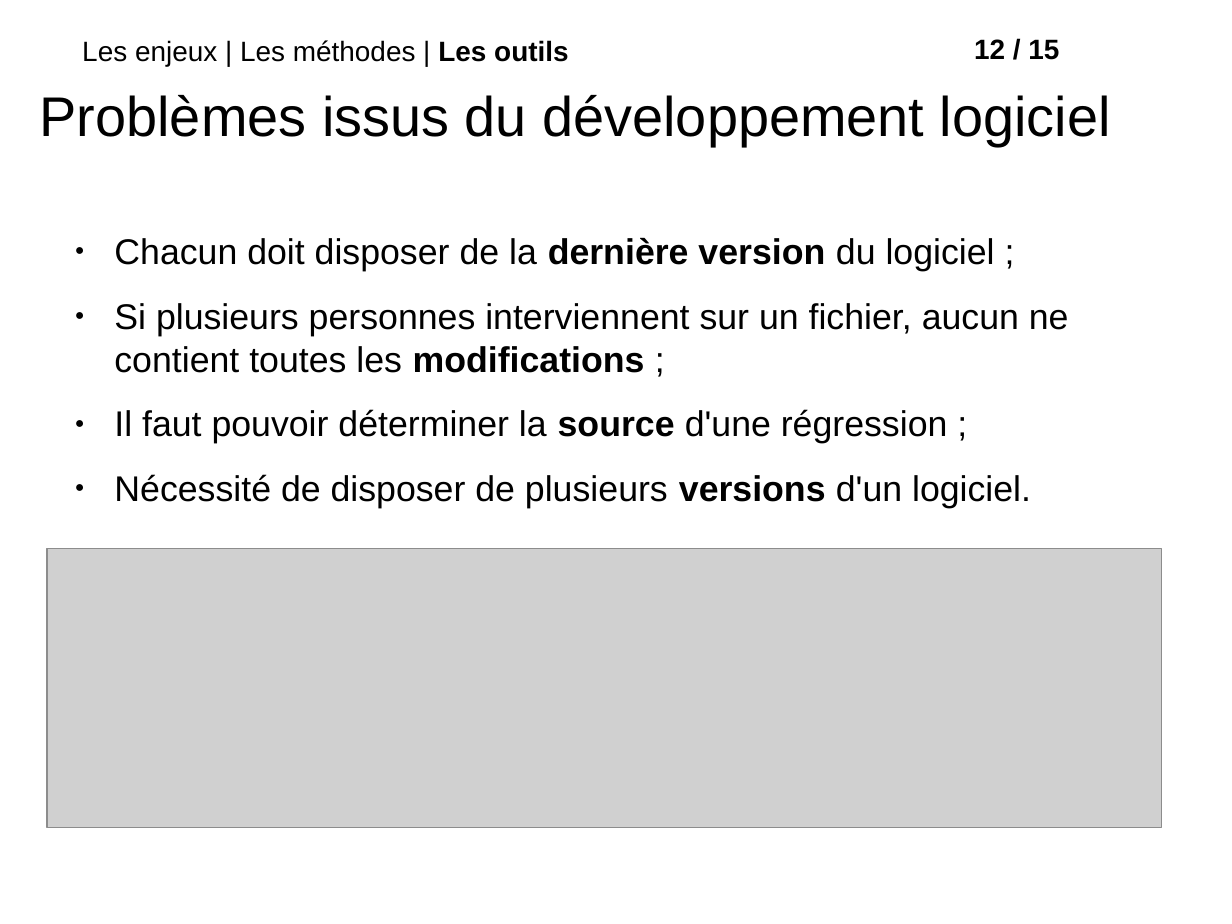
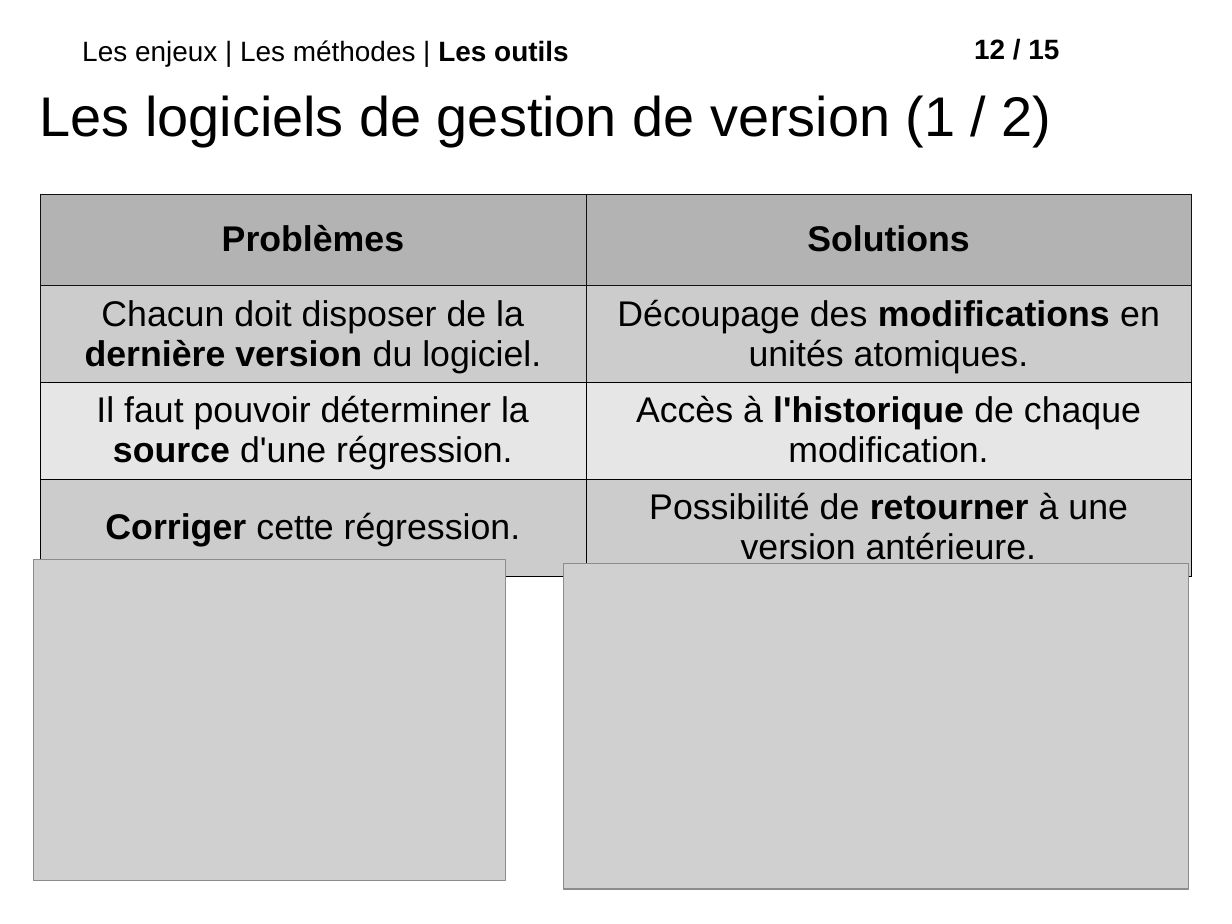
Before and after one commit to roipoussiere/organisation-collaborative-du-travail, a slide deck: slide 13 of organisation_collaborative_du_travail.odp. Drawn at 1232x924 pixels with LibreOffice and Linux fonts; fonts in the diff are those of the drawing; grey boxes stand for pictures; background and template pictures are left out. Boxes give left, top, right and bottom in pixels: in the first picture for what was removed or moved away, otherwise in the second. Text is boxed around its words. In the diff, an @@ line names an element or a change of style, - is before the commit and + after.

```diff
--- a/organisation_collaborative_du_travail.odp
+++ b/organisation_collaborative_du_travail.odp
@@ title at (x1=40, y1=95, x2=1052, y2=146): text changed @@
-Problèmes issus du développement logiciel
+Les logiciels de gestion de version (1 / 2)
@@ table added at (x1=40, y1=193, x2=1192, y2=568), 4 rows, 2 columns @@
+Problèmes | Solutions
+Chacun doit disposer de la dernière version du logiciel. | Découpage des modifications en unités atomiques.
+Il faut pouvoir déterminer la source d'une régression. | Accès à l'historique de chaque modification.
+Corriger cette régression. | Possibilité de retourner à une version antérieure.
@@ text removed at (x1=114, y1=237, x2=1069, y2=508) @@
-● Chacun doit disposer de la dernière version du logiciel ;
-● Si plusieurs personnes interviennent sur un fichier, aucun ne contient toutes les modifications ;
-● Il faut pouvoir déterminer la source d'une régression ;
-● Nécessité de disposer de plusieurs versions d'un logiciel.
@@ picture added at (x1=34, y1=560, x2=505, y2=881) @@
@@ picture resized from (x1=47, y1=549, x2=1162, y2=827) to (x1=563, y1=563, x2=1188, y2=889) @@
```
Also in this commit, not shown: 7 other slides changed, 1 slide added, 1 slide removed, 25 other files.
